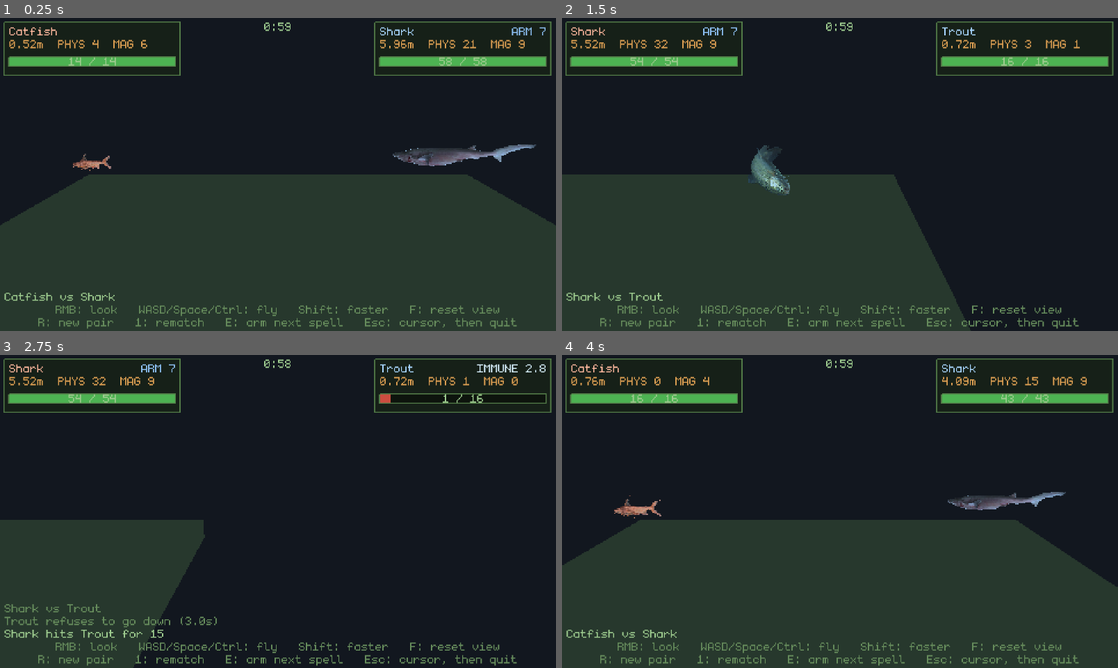
Above: before the commit, frames 1-4 (two rows, left to right).
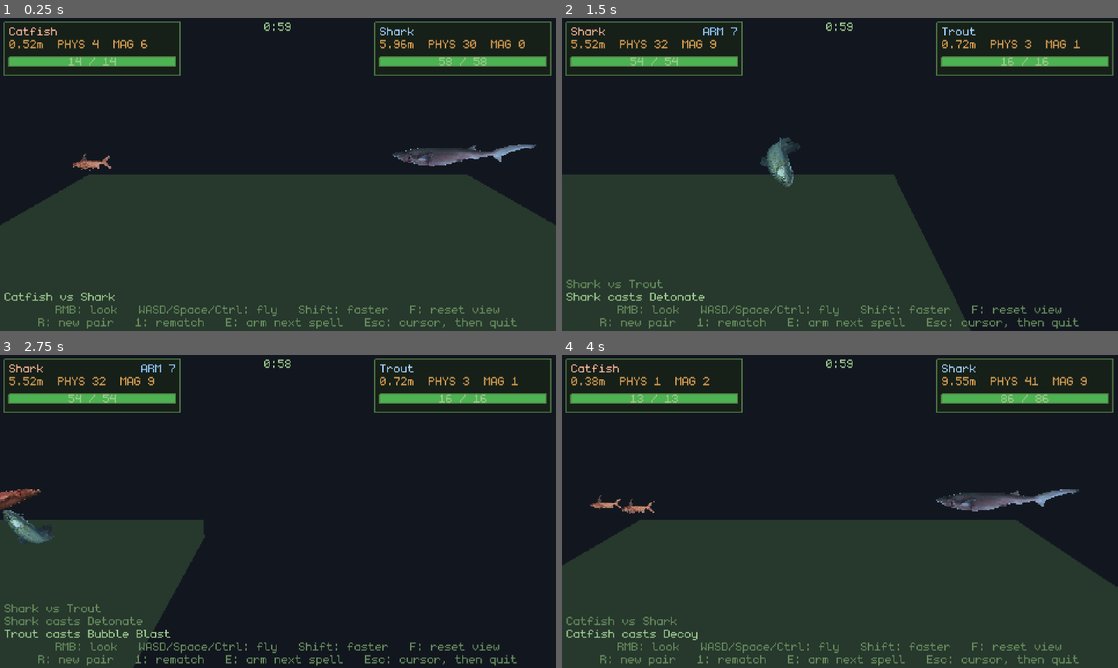
Above: after the commit, the same moments.

Repository: poissew/fishing-game
Game: Godot game, scene res://dev/TestArena.tscn
Two runs of this game, one before a commit and one after it. Both use one fixed random seed, a clock stepped at 60 frames per second and the inputs below. This scene is started directly instead of the project's main scene. The engine's default icon, where the game draws it, is replaced by a stand-in: a white triangle on a blue panel in a dark square.
Inputs (mouse positions are in pixels of both pictures, inside the frame that each line leads up to):
- Up to frame 1 (0.25 s): no input
- Up to frame 2 (1.5 s): tap Enter (ui_accept) at 0.5, 0.77 s; move the mouse to (962, 158) at 0.52 s; hold D (right) 0.53-1.25 s; hold E (interact) 0.53-1.25 s; click (962, 158) at 0.67 s; drag from (728, 190) to (812, 237) at 1.27 s
- Up to frame 3 (2.75 s): move the mouse to (333, 442) at 2.02 s; hold D (right) from 2.03 s (still down); tap Space at 2.1 s
- Up to frame 4 (4 s): release D (right) at 2.75 s; drag from (812, 574) to (673, 464) at 2.77 s; move the mouse to (1006, 558) at 3.52 s; hold A (left) from 3.53 s (still down); hold Shift from 3.53 s (still down); tap Enter (ui_accept) at 3.77 s

The runs differ from the first frame. In frame 1, 0.1% of the frame differs, in the area x 83-99%, y 2-10%; in frame 2, 1.3%; in frame 3, 2.3%, in the area x 0-99%, y 2-91%; in frame 4, 1.3%.

Commit message:
feat: added lightning spell

Diff:
--- a/classes/battle_fish.gd
+++ b/classes/battle_fish.gd
@@ -445,6 +445,13 @@
 	if fish == null or fish.size <= 0.0:
 		return BASE_LEN
 	return clampf(BASE_LEN * sqrt(fish.size), MIN_LEN, MAX_LEN)
+
+## The floor under this fish: where anything that belongs on the ground rather
+## than on the fish goes. A resting fish sits half its drawn height above it.
+func ground_position() -> Vector3:
+	var ground := global_position
+	ground.y -= _sprite_height(world_length()) * 0.5
+	return ground
 
 # -- Stats --------------------------------------------------------------------
 
@@ -961,6 +968,26 @@
 func beam_left() -> float:
 	return _beam_left
 
+# -- Lightning ----------------------------------------------------------------
+
+## Puts a bolt on its way down onto every fish this one may hit that is within
+## reach. The mark goes where each of them is standing **now** and stays there;
+## what happens in the second it takes to arrive is the target's business, which
+## is the whole of the spell.
+func _call_lightning(spell: LightningSpellData, damage: int) -> void:
+	for node in get_tree().get_nodes_in_group(GROUP):
+		var other := node as BattleFish
+		if other == null or not can_hit(other):
+			continue
+		var offset := other.global_position - global_position
+		offset.y = 0.0
+		if offset.length() > spell.max_range:
+			continue
+		var strike := SpellStrike.call_down(_effect_parent(),
+			other.ground_position(), spell, damage, self)
+		if strike != null:
+			strike.hit_fish.connect(_on_bubble_hit)
+
 # -- Clone --------------------------------------------------------------------
 
 ## Puts a copy of this fish on the floor beside it and points everything that
@@ -1213,11 +1240,12 @@
 	for spell in fish.ready_spells(SpellData.Trigger.WHEN_READY):
 		if not _worth_casting(spell.data):
 			continue
-		if spell.try_cast_at(caster_power(spell.data)) == SpellInstance.NOT_READY:
-			continue
-		# No target: none of these are aimed at anybody in particular.
+		var damage := spell.try_cast_at(caster_power(spell.data))
+		if damage == SpellInstance.NOT_READY:
+			continue
+		# No target: none of these are aimed at one fish in particular.
 		cast_spell.emit(spell.data, null)
-		_apply_when_ready(spell.data)
+		_apply_when_ready(spell.data, damage)
 
 ## Whether a WHEN_READY spell has anything to do right now. Almost all of them
 ## always have - the camera goes off whether or not there is anybody in the shot
@@ -1232,10 +1260,15 @@
 		# cooldown on nothing, and it cannot be started while something else is
 		# already holding the fish still.
 		return _hang_left <= 0.0 and _target_in_range(laser.max_range) != null
+	var storm := data as LightningSpellData
+	if storm != null:
+		# Nothing in reach, nothing to mark: the sky would be struck for free.
+		return _target_in_range(storm.max_range) != null
 	return data is PaparazziSpellData
 
-## What a WHEN_READY spell does once it has been paid for.
-func _apply_when_ready(data: SpellData) -> void:
+## What a WHEN_READY spell does once it has been paid for. `damage` is what the
+## cast rolled - most of these do none, and the laser rolls its own per tick.
+func _apply_when_ready(data: SpellData, damage: int) -> void:
 	var camera := data as PaparazziSpellData
 	if camera != null:
 		_flash(camera)
@@ -1247,6 +1280,10 @@
 	var laser := data as LaserSpellData
 	if laser != null:
 		_start_beam(laser)
+		return
+	var storm := data as LightningSpellData
+	if storm != null:
+		_call_lightning(storm, damage)
 
 ## Sets a camera off in front of the fish and leaves standing anything it may
 ## hit that was caught in the cone - the closer it was, the longer for.
@@ -1357,11 +1394,9 @@
 ## and outlives the fish that lit it.
 func _light_zone(spell: BurnZoneSpellData, damage: int) -> void:
 	# On the floor, not at the middle of the fish: the marker shows the ground
-	# the zone covers, so it has to be on the ground. A resting fish sits half
-	# its drawn height above it.
-	var ground := global_position
-	ground.y -= _sprite_height(world_length()) * 0.5
-	var zone := SpellFireZone.light(_effect_parent(), ground, spell, damage, self)
+	# the zone covers, so it has to be on the ground.
+	var zone := SpellFireZone.light(_effect_parent(), ground_position(), spell,
+		damage, self)
 	if zone != null:
 		zone.hit_fish.connect(_on_bubble_hit)
 
--- a/classes/fish_data.gd
+++ b/classes/fish_data.gd
@@ -19,6 +19,7 @@
 	preload("res://data/spells/decoy.tres"),
 	preload("res://data/spells/fishnet.tres"),
 	preload("res://data/spells/fish_lazer.tres"),
+	preload("res://data/spells/lightning.tres"),
 ]
 
 enum Rarity {
--- /dev/null
+++ b/classes/spells/lightning_spell_data.gd
@@ -0,0 +1,58 @@
+## Lightning called down on wherever the enemy is standing, a beat before it
+## arrives.
+##
+## Two beats, and the gap between them is the whole spell: the moment it comes
+## off cooldown a mark is put on the floor under **every** fish the caster may
+## hit within `max_range`, and `windup` seconds later the bolt lands on that
+## spot - the spot, not the fish. A fish that is still there takes it; a fish
+## that has flopped clear of it takes nothing at all.
+##
+## Unlike LaserSpellData the caster is not held still for any of it. It calls
+## the strike down and carries on, so the cost is entirely in the warning the
+## target gets.
+class_name LightningSpellData
+extends SpellData
+
+@export_category("Strike")
+## Seconds between the mark going down and the bolt arriving. This is the only
+## thing that makes it dodgeable, so it wants to be long enough to read.
+@export_range(0.0, 5.0, 0.05, "suffix:s") var windup: float = 1.0
+## How far from the marked spot the bolt reaches. It is a column from the sky,
+## so only the distance along the floor counts.
+##
+## This is sized off what a fish actually does in the wind-up rather than off
+## what a bolt of lightning ought to look like: FLOP_INTERVAL is 0.3 to 0.85 s,
+## so a second is one to three hops, and the fish is reliably about 1.3 m from
+## where it was marked when the bolt lands. At 0.6 the spell measured 0 hits in
+## 30 casts of real arena.
+@export_range(0.1, 5.0, 0.05, "suffix:m") var radius: float = 1.2
+## A share of the target's own length counted on top of the radius, the same
+## allowance SpellBeam makes: a shark is a wider thing to miss than a sardine.
+@export_range(0.0, 1.0, 0.05) var target_girth: float = 0.3
+## How far away a fish can be and still have one called down on it. The test
+## arena's floor is 8 by 5, so this covers the whole of it.
+@export_range(0.5, 40.0, 0.5, "suffix:m") var max_range: float = 12.0
+## Damage as a share of the caster's magic damage, on top of base_power.
+@export var damage_scale: float = 0.8
+## How much harder than a touch the bolt throws what it hits. The mark is under
+## the fish, so this mostly means "off its feet" rather than any direction.
+@export_range(0.0, 4.0, 0.1) var knockback_scale: float = 1.0
+
+@export_category("Look")
+## The mark drawn on the floor while the strike is on its way. Left empty it
+## uses the project icon, the same as a patch of Wildfire does - a shape that
+## reads at 480x270 beats a tasteful circle.
+@export var texture: Texture2D
+@export var tint: Color = Color(1.0, 0.85, 0.2, 0.8)
+## And the bolt itself, once it lands.
+@export var bolt_tint: Color = Color(1.0, 0.97, 0.75, 1.0)
+## How long the bolt is drawn for. Long enough to see, short enough to read as
+## a flash rather than a beam.
+@export_range(0.05, 2.0, 0.05, "suffix:s") var bolt_time: float = 0.3
+## How tall and wide it is drawn.
+@export_range(0.5, 10.0, 0.1, "suffix:m") var bolt_height: float = 3.0
+@export_range(0.05, 3.0, 0.05, "suffix:m") var bolt_width: float = 0.7
+
+## Flat damage plus a share of the caster's magic.
+func compute_damage(caster_power: int) -> int:
+	return maxi(0, base_power + int(round(caster_power * damage_scale)))
--- /dev/null
+++ b/classes/spells/spell_strike.gd
@@ -0,0 +1,196 @@
+## One bolt of lightning on its way down: a mark on the floor, a wait, and then
+## the strike itself.
+##
+## The mark is the spell. It goes down where the target was standing when the
+## strike was called and does not follow it, so the whole of the wind-up is a
+## warning the target can do something about - which is why the marker is drawn
+## at exactly `radius` across, the same as the ground it will actually hit.
+##
+## Like SpellFireZone and SpellBubble it carries everything it needs - the
+## damage rolled when it was called, and the caster's team - so it lands whether
+## or not the fish that called it is still alive. Its `_may_hit()` is the team
+## half of BattleFish.can_hit() without the "is the attacker still standing"
+## half, for the same reason: the sky does not care.
+class_name SpellStrike
+extends Node3D
+
+## Used when the spell brings no mark of its own.
+const DEFAULT_TEXTURE: Texture2D = preload("res://icon.svg")
+
+## How far above the floor the mark sits - out of the floor's own depth, close
+## enough that it still reads as lying on it. Same as SpellFireZone.
+const GROUND_LIFT := 0.02
+
+## The mark closes in as the bolt gets nearer: it starts this much wider than
+## the ground it covers and is exactly that size when the strike lands.
+const MARK_OPEN := 1.45
+## And it blinks while it waits, faster as the moment approaches.
+const BLINK_MIN := 0.45
+const BLINK_RATE_START := 2.0
+const BLINK_RATE_END := 9.0
+
+## The drawn bolt, when the spell brings none.
+const BOLT_W := 16
+const BOLT_H := 64
+## Half-width of the bright core of it, in texture pixels.
+const BOLT_CORE := 2.4
+
+## Fired when the bolt takes health off something, so whoever called it can
+## report the damage as its own.
+signal hit_fish(target: BattleFish, amount: int)
+
+static var _bolt_texture: ImageTexture = null
+
+var _spell: LightningSpellData = null
+var _damage := 0
+var _team := -1
+var _caster: BattleFish = null
+var _left := 0.0
+var _struck := false
+var _mark: Sprite3D = null
+var _bolt: Sprite3D = null
+var _mark_alpha := 1.0
+var _bolt_alpha := 1.0
+
+## Marks the floor at `ground` and starts the clock. The caller adds nothing
+## else - it waits, it strikes, it reports what it hit, and it frees itself.
+static func call_down(parent: Node3D, ground: Vector3, spell: LightningSpellData,
+		damage: int, caster: BattleFish) -> SpellStrike:
+	if parent == null or spell == null or caster == null:
+		return null
+	var strike := SpellStrike.new()
+	strike._spell = spell
+	strike._damage = damage
+	strike._caster = caster
+	strike._team = caster.team
+	strike._left = maxf(spell.windup, 0.0)
+	parent.add_child(strike)
+	strike.global_position = ground
+	strike._draw_mark()
+	return strike
+
+## The warning on the floor: flat, unshaded, and exactly as wide as the ground
+## the bolt will cover, so what is drawn and what is dangerous are one thing.
+func _draw_mark() -> void:
+	_mark = Sprite3D.new()
+	_mark.texture = _spell.texture if _spell.texture != null else DEFAULT_TEXTURE
+	_mark.modulate = _spell.tint
+	_mark_alpha = _spell.tint.a
+	_mark.texture_filter = BaseMaterial3D.TEXTURE_FILTER_NEAREST
+	_mark.shaded = false
+	_mark.alpha_cut = SpriteBase3D.ALPHA_CUT_DISABLED
+	_mark.pixel_size = _size_for(_mark.texture, _spell.radius * 2.0)
+	add_child(_mark)
+	_mark.position = Vector3.UP * GROUND_LIFT
+	# Face up. Set once the node is in the tree, so the parent's own basis is
+	# accounted for.
+	_mark.global_rotation = Vector3(-PI * 0.5, 0.0, 0.0)
+
+## The bolt: upright, standing on the marked ground rather than centred on it.
+func _draw_bolt() -> void:
+	_bolt = Sprite3D.new()
+	_bolt.texture = _shared_bolt()
+	_bolt.modulate = _spell.bolt_tint
+	_bolt_alpha = _spell.bolt_tint.a
+	_bolt.texture_filter = BaseMaterial3D.TEXTURE_FILTER_NEAREST
+	_bolt.shaded = false
+	_bolt.alpha_cut = SpriteBase3D.ALPHA_CUT_DISABLED
+	# Billboarded, unlike SpellBeam: a bolt is drawn the same from every side,
+	# and it is the one thing here that has no direction along the floor.
+	_bolt.billboard = BaseMaterial3D.BILLBOARD_ENABLED
+	_bolt.pixel_size = maxf(_spell.bolt_height, 0.1) / float(BOLT_H)
+	add_child(_bolt)
+	_bolt.position = Vector3.UP * _spell.bolt_height * 0.5
+	_bolt.scale.x = _spell.bolt_width / maxf(float(BOLT_W) * _bolt.pixel_size, 0.0001)
+
+func _process(_delta: float) -> void:
+	if _spell == null:
+		return
+	if not _struck and _mark != null:
+		var spent := 1.0 - clampf(_left / maxf(_spell.windup, 0.01), 0.0, 1.0)
+		# Blinking faster and closing in: two ways of saying the same thing, and
+		# at 480x270 a marker wants saying twice.
+		var rate := lerpf(BLINK_RATE_START, BLINK_RATE_END, spent)
+		_mark.modulate.a = _mark_alpha * lerpf(BLINK_MIN, 1.0,
+			0.5 + 0.5 * sin(spent * _spell.windup * TAU * rate))
+		var open := lerpf(MARK_OPEN, 1.0, spent)
+		_mark.scale = Vector3(open, open, 1.0)
+	elif _bolt != null:
+		var fade := clampf(_left / maxf(_spell.bolt_time, 0.05), 0.0, 1.0)
+		_bolt.modulate.a = _bolt_alpha * fade
+		if _mark != null:
+			_mark.modulate.a = _mark_alpha * fade
+
+func _physics_process(delta: float) -> void:
+	if _spell == null:
+		queue_free()
+		return
+	_left -= delta
+	if _left > 0.0:
+		return
+	if not _struck:
+		# The moment the wind-up runs out: it lands, once, on whatever is
+		# standing there now.
+		_struck = true
+		_left = maxf(_spell.bolt_time, 0.05)
+		_draw_bolt()
+		_strike()
+		return
+	queue_free()
+
+## Everything standing on the marked ground this instant takes the bolt. It is
+## a column from the sky, so how high off the floor a fish happens to be makes
+## no difference - only how far it is from the middle of the mark.
+func _strike() -> void:
+	var source: BattleFish = _caster if is_instance_valid(_caster) else null
+	for node in get_tree().get_nodes_in_group(BattleFish.GROUP):
+		var fish := node as BattleFish
+		if not _may_hit(fish):
+			continue
+		var offset := fish.global_position - global_position
+		offset.y = 0.0
+		if offset.length() > _spell.radius + fish.world_length() * _spell.target_girth:
+			continue
+		var dealt := fish.take_blast(_damage, global_position,
+			_spell.knockback_scale, source, BattleFish.kind_of(_spell))
+		if dealt > 0:
+			hit_fish.emit(fish, dealt)
+
+## The team half of BattleFish.can_hit(), with the fish that called it down out
+## of it - lightning that struck its own caller would be a different spell.
+func _may_hit(fish: BattleFish) -> bool:
+	if fish == null or not fish.is_alive():
+		return false
+	if is_instance_valid(_caster) and fish == _caster:
+		return false
+	return _team < 0 or fish.team != _team
+
+## Sized off the texture's own width, so a mark is `width` world units across
+## whatever resolution the art was drawn at.
+func _size_for(texture: Texture2D, width: float) -> float:
+	if texture == null or texture.get_width() <= 0:
+		return 0.01
+	return width / float(texture.get_width())
+
+## A jagged white bolt, built once and shared. White, so the spell's own tint
+## decides the colour.
+static func _shared_bolt() -> ImageTexture:
+	if _bolt_texture != null:
+		return _bolt_texture
+	var image := Image.create(BOLT_W, BOLT_H, false, Image.FORMAT_RGBA8)
+	image.fill(Color(1.0, 1.0, 1.0, 0.0))
+	# Where the bolt is, across the strip, at five heights down it: a share of
+	# the half-width either side of the middle.
+	var kinks := PackedFloat32Array([0.0, 0.45, -0.40, 0.30, 0.0])
+	var middle := (BOLT_W - 1) * 0.5
+	for y in BOLT_H:
+		var along := float(y) / float(BOLT_H - 1) * float(kinks.size() - 1)
+		var step := mini(int(along), kinks.size() - 2)
+		var centre := middle + lerpf(kinks[step], kinks[step + 1],
+			along - float(step)) * middle
+		for x in BOLT_W:
+			var edge := absf(float(x) - centre) / BOLT_CORE
+			image.set_pixel(x, y, Color(1.0, 1.0, 1.0,
+				clampf(1.0 - edge * edge, 0.0, 1.0)))
+	_bolt_texture = ImageTexture.create_from_image(image)
+	return _bolt_texture
--- /dev/null
+++ b/data/spells/lightning.tres
@@ -0,0 +1,23 @@
+[gd_resource type="Resource" script_class="LightningSpellData" format=3]
+
+[ext_resource type="Script" path="res://classes/spells/lightning_spell_data.gd" id="1_lgtn"]
+
+[resource]
+script = ExtResource("1_lgtn")
+name = "Lightning"
+description = "Calls a bolt down on wherever the enemy is standing. It takes a second to arrive and it lands where it was aimed, not where the fish has got to since."
+trigger = 5
+base_power = 1
+base_type = 4
+base_cooldown = 4
+windup = 1.0
+radius = 1.2
+target_girth = 0.3
+max_range = 12.0
+damage_scale = 0.4
+knockback_scale = 1.0
+tint = Color(1.0, 0.85, 0.2, 0.8)
+bolt_tint = Color(1.0, 0.97, 0.75, 1.0)
+bolt_time = 0.3
+bolt_height = 3.0
+bolt_width = 0.7
Not shown, added: classes/spells/lightning_spell_data.gd.uid
Not shown, added: classes/spells/spell_strike.gd.uid
